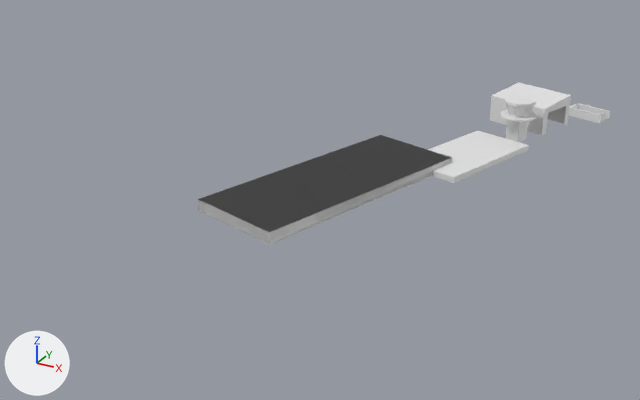
Renders of the Blender file Sources/LOAV.blend from each side of a commit.
Before and after are seen from a 50 mm camera at (44.8, -158.8, 57.7) aimed at (-20.7, -39.8, -1.9). The lights are fixed; the arrows at lower left show +X, +Y and +Z.

The older version as bpy lines, for what is in view:
```python
me_cube_001 = bpy.data.meshes.new('Cube.001')
me_cube_001.from_pydata(...)  # 22 vertices, 15 faces; spans x -15.5..5.8, y -48.8..11.3, z -0.9..1.1
me_cube_002 = bpy.data.meshes.new('Cube.002')
me_cube_002.from_pydata(...)  # 17 vertices, 9 faces; spans x -10.37..4.26, y -5.13..7.41, z -2.34..3.81
me_cube_004 = bpy.data.meshes.new('Cube.004')
me_cube_004.from_pydata(...)  # 64 vertices, 62 faces; spans x -3.56..3.56, y -3.56..3.56, z -5.62..2.29
ob_cube_001 = bpy.data.objects.new('Cube.001', me_cube_001)
ob_cube_001.location = (-4.7, -13.9, 0.9)
ob_cube_001.rotation_euler = (0.0, 0.0, -0.288)  # degrees (0, 0, -17)
ob_loav_building_firebrigade = bpy.data.objects.new('LOAV_Building_Firebrigade', me_cube_002)
ob_loav_building_firebrigade.location = (2.4, 9.7, 2.3)
ob_loav_building_tower = bpy.data.objects.new('LOAV_Building_Tower', me_cube_004)
ob_loav_building_tower.location = (0.2, -0.1, 5.6)
# also in view: 'LOAV_Building_GarbageIsland' at (9.1, 20.2, 0.9)
```
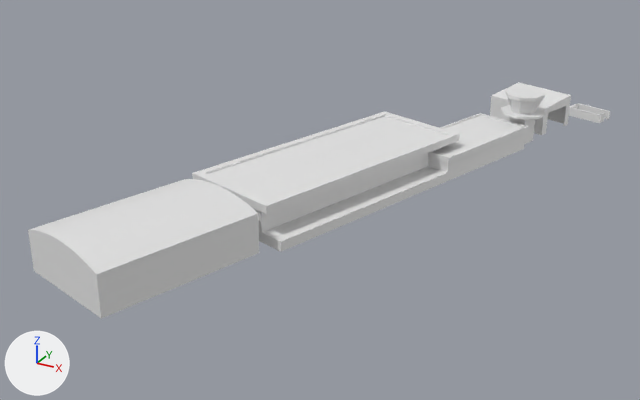
Boxes [x1, y1, x2, y2] around the edits, measured in the pictures (640 x 400 px):
'LOAV_Building_Main', added
    after: [28, 87, 546, 319]
'Cube.001', deleted
    before: [198, 130, 529, 244]
'LOAV_Building_Tower', deleted
    before: [500, 95, 537, 142]

The change, as a list of edits to the scene's bpy script:
```text
Add me_cube_005:
    me_cube_005.from_pydata(...)  # 152 vertices, 106 faces; spans x -51.3..5.3, y -5.6..6.6, z -4.6..1.0
    me_cube_005.polygons.foreach_set('use_smooth', [True] * 106)
Remove ob_cube_001:
    ob_cube_001 = bpy.data.objects.new('Cube.001', me_cube_001)
    ob_cube_001.location = (-4.7, -13.9, 0.9)
    ob_cube_001.rotation_euler = (0.0, 0.0, -0.288)  # degrees (0, 0, -17)
Remove ob_loav_building_tower:
    ob_loav_building_tower = bpy.data.objects.new('LOAV_Building_Tower', me_cube_004)
    ob_loav_building_tower.location = (0.2, -0.1, 5.6)
Add ob_loav_building_main:
    ob_loav_building_main = bpy.data.objects.new('LOAV_Building_Main', me_cube_005)
    ob_loav_building_main.location = (-5.5, -3.5, 1.7)
    ob_loav_building_main.rotation_euler = (0.0, 0.0, -1.87)  # degrees (0, 0, -107)
    ob_loav_building_main.scale = (-1.7, -1.7, -1.7)
```
